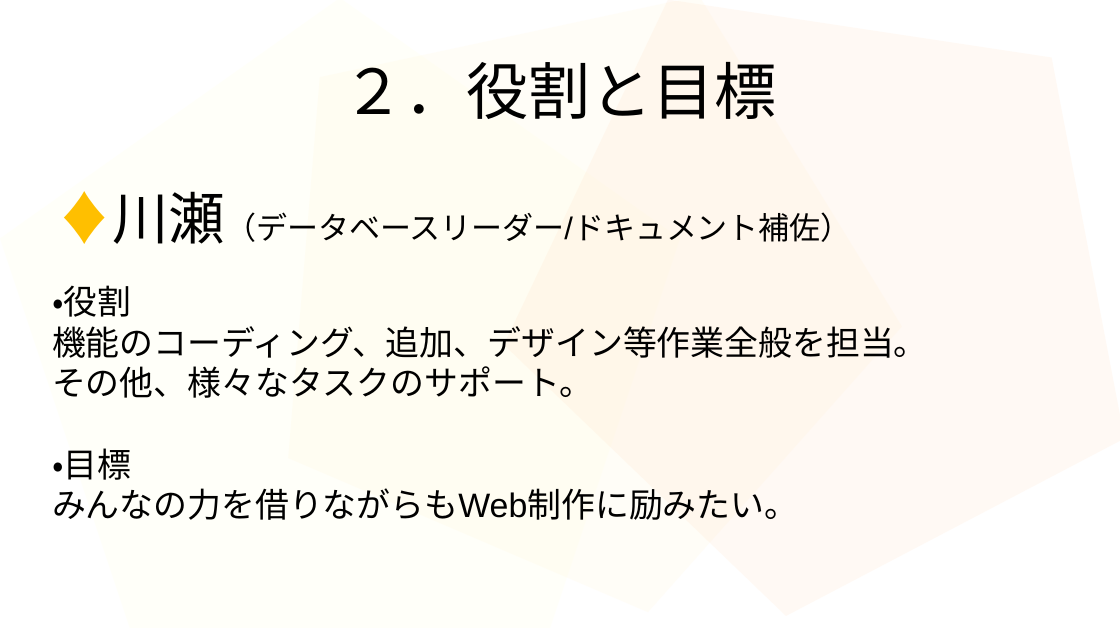
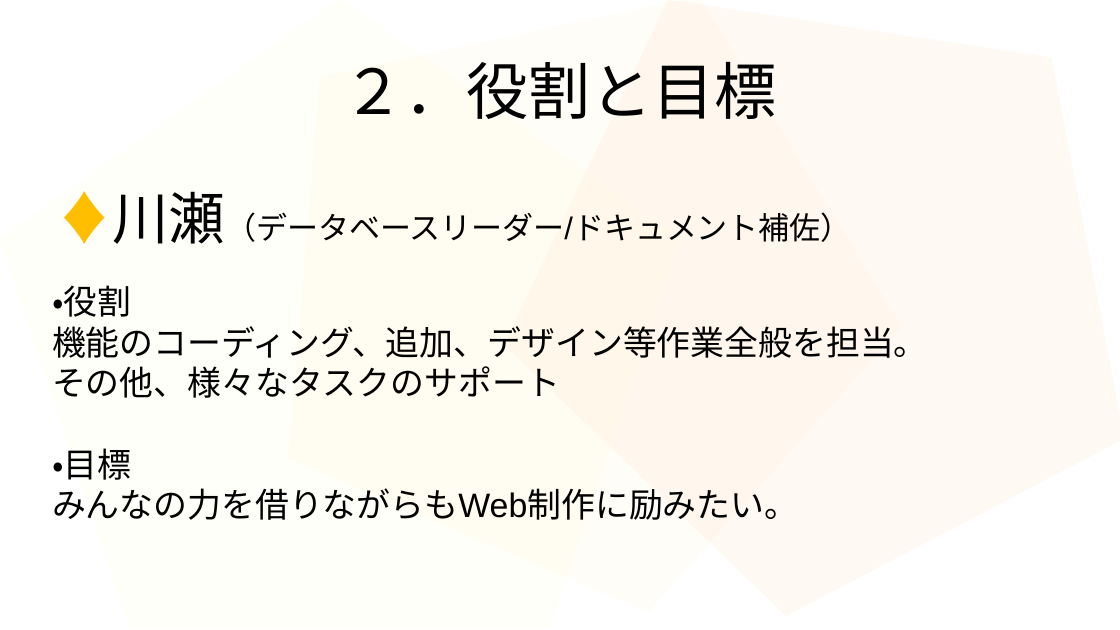
Before and after one commit to 2022java42-student009/ProjectJava, a slide deck: slide 7 of タスク/プレゼン資料.odp. Drawn at 1120x630 pixels with LibreOffice and Linux fonts; fonts in the diff are those of the drawing. Boxes give left, top, right and bottom in pixels: in the first picture for what was removed or moved away, otherwise in the second. Text is boxed around its words. In the diff, an @@ line names an element or a change of style, - is before the commit and + after.

```diff
--- a/タスク/プレゼン資料.odp
+++ b/タスク/プレゼン資料.odp
@@ subtitle at (x1=52, y1=366, x2=560, y2=398): text changed @@
-その他、様々なタスクのサポート。
+その他、様々なタスクのサポート
```
Also in this commit, not shown: 1 other slide changed, 1 other file.
